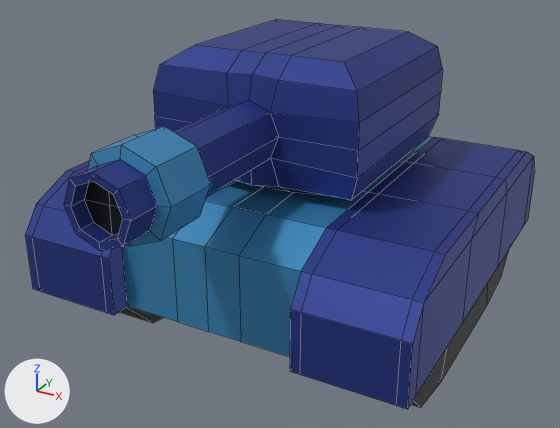
A saved change to the FBX model Models/Simple Tank1.fbx.
Before and after are seen from a camera (50 mm lens) standing at (1.85, -3.65, 2.35) and looking at (-0.08, -0.14, 0.6). Lighting does not change. The marker at lower left points along +X, +Y and +Z. Mesh edges are drawn as thin lines.

The first picture shows 'Barrel', 'Body', 'Turret'.
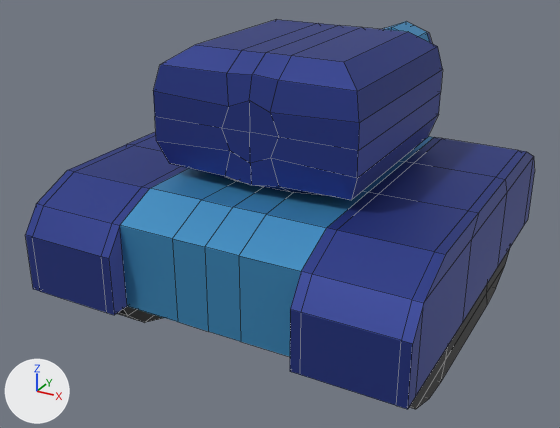
Where the newer file only moved an object's origin or applied its transform, the numbers keep the older frame.

Boxes (x1, y1, x2, y2) around the edits, measured in the pictures (560 x 428 px):
'Body', reshaped
    before: (25, 136, 535, 409)
    after: (25, 132, 535, 409)
'Barrel', reshaped
    before: (64, 101, 279, 251)
    after: (383, 21, 432, 43)
part 1 of me_cube_003, deleted (blue)
    before: (64, 101, 279, 251)
part 2 of me_cube_003, added
    after: (383, 21, 432, 43)
part 3 of me_cube_002, built on
    before: (119, 250, 509, 408)
    after: (117, 248, 510, 409)

The edits, one by one:
me_cube_003 is used by ob_barrel; location (0.0, 0.0, 1.22).
me_cube_003 had 66 vertices, 60 faces and spanned x -0.214..0.214, y -1.681..-0.586, z -0.221..0.201.
me_cube_003 now has 66 vertices, 64 faces and spans x -0.214..0.214, y 0.582..1.677, z -0.221..0.201.
me_cube_003 part 1: the loose piece of 65 vertices spanning x -0.214..0.214, y -1.681..-0.586, z -0.221..0.201 is deleted.
Part 2, on me_cube_003:
42 vertices are added at x -0.214..0.214, y 0.582..1.677, z -0.221..0.201.
8 new vertices lie (0.114, 0.0, 0.045) away from vertices in x -0.114..0.0, y 0.582..1.677, z -0.167..0.103.
8 new vertices lie (0.0, 0.265, 0.0) away from vertices in x -0.214..0.214, y 1.242, z -0.221..0.201.
8 new vertices lie (0.0, 0.074, 0.0) away from vertices in x -0.124..0.124, y 1.603, z -0.132..0.113.
36 new faces join them, mat_tank_secondary (blue #2e3e8f).
24 new faces join them, mat_tank_primary (blue #4496ca).
4 new faces join them, mat_tracks (black #000000).
me_cube_002 is used by ob_body; location (0.0, 0.0, 0.5).
me_cube_002 had 162 vertices, 160 faces and spanned x -1.05..1.05, y -1.1..1.1, z -0.48..0.38.
me_cube_002 now has 194 vertices, 192 faces and spans x -1.05..1.05, y -1.1..1.1, z -0.48..0.38.
Part 3, on me_cube_002:
16 faces are deleted.
4 vertices in x -1.0..1.0, y 0.74, z -0.43 move by (0.0, -0.12, -0.03).
4 vertices in x -1.0..1.0, y -0.74, z -0.43 move by (0.0, 0.12, -0.03).
32 vertices are added at x -1.0..1.0, y -0.94..0.94, z -0.39..-0.28.
48 new faces join them, mat_tracks (black #000000).
